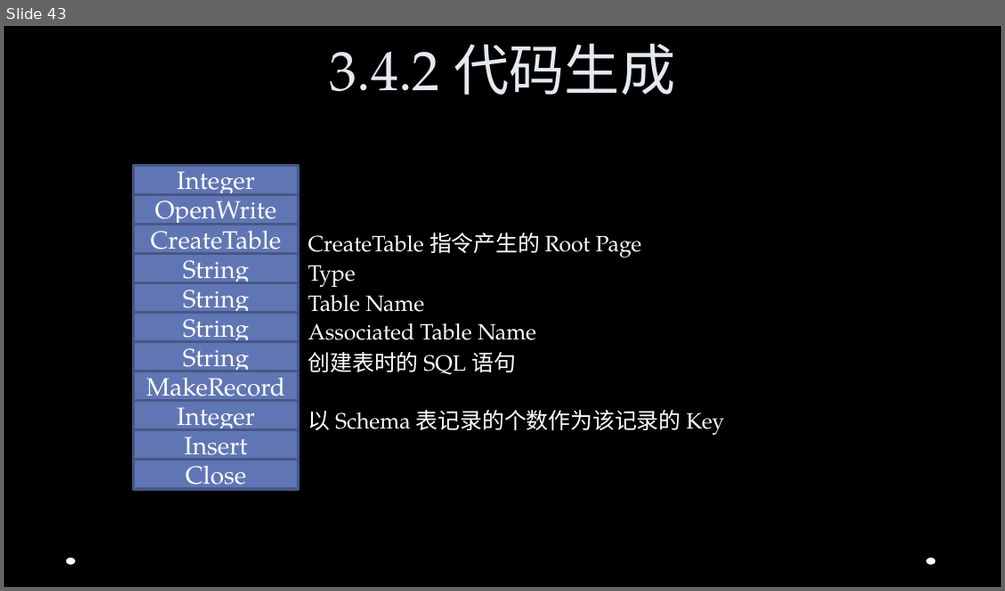
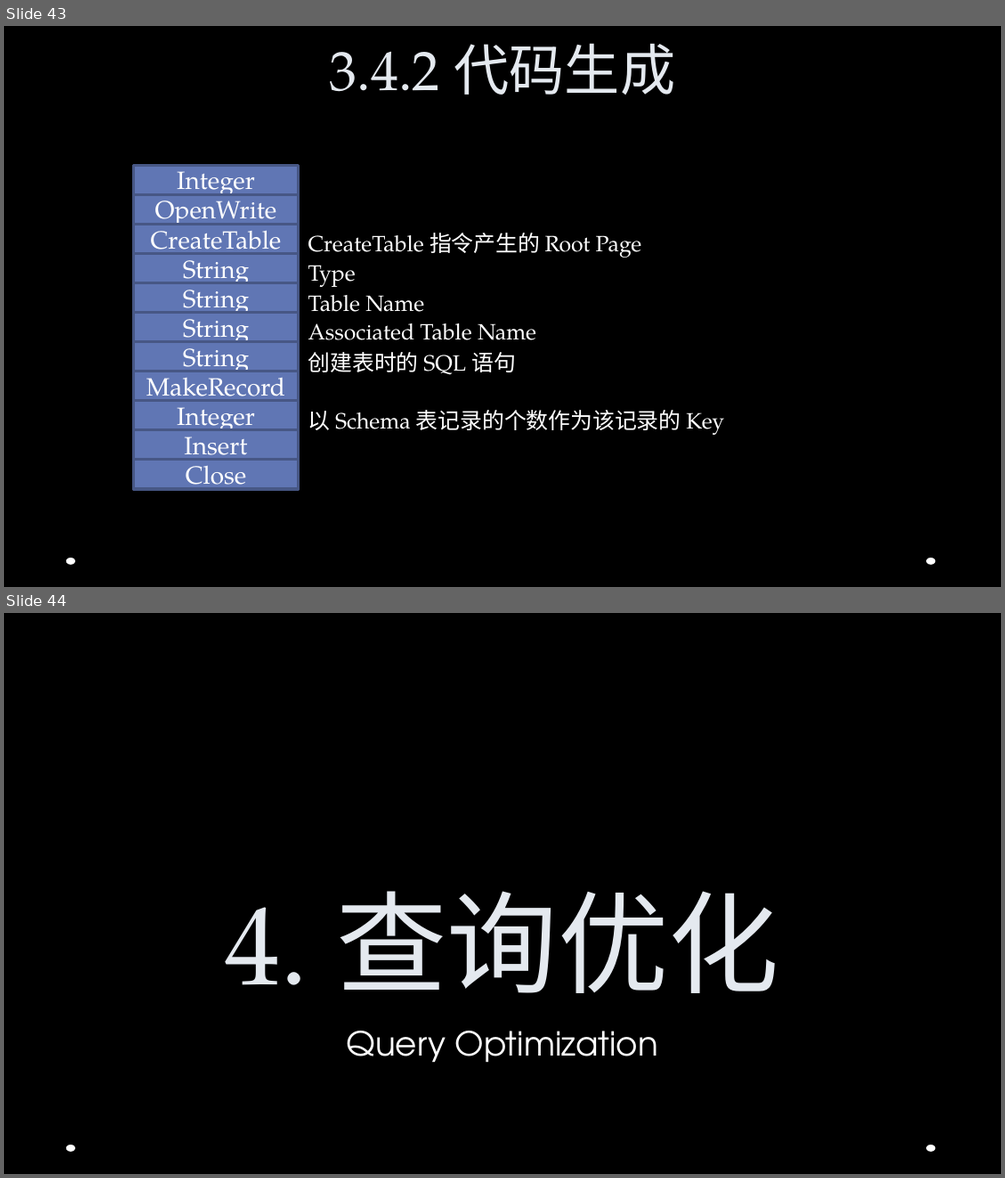
Before and after one commit to Jusot/chidb, a slide deck: documents/slides/ppt.pptx. Shown one above the other, each under a label of ours: slide 43 before the commit, slides 43 and 44 after it. The pictures are 1005x591 and 1005x1178 pixels, drawn with LibreOffice and Linux fonts; fonts in the diff are those of the drawing; background and template pictures are left out. Boxes give left, top, right and bottom in pixels: in the first picture for what was removed or moved away, otherwise in the second. Text is boxed around its words. In the diff, an @@ line names an element or a change of style, - is before the commit and + after.

```diff
--- a/documents/slides/ppt.pptx
+++ b/documents/slides/ppt.pptx
@@ slide 44 added at (4,613,1001,1174), background picture (left out); not listed: 2 template elements that a slide beside it also shows @@
@@ title added at (226,891,779,993), 80 pt, text #E4E9EF @@
+4. 查询优化
@@ subtitle added at (347,1030,658,1062), 24 pt, text #FFFFFF @@
+Query Optimization
```
Also in this commit, not shown: 6 other slides added.
